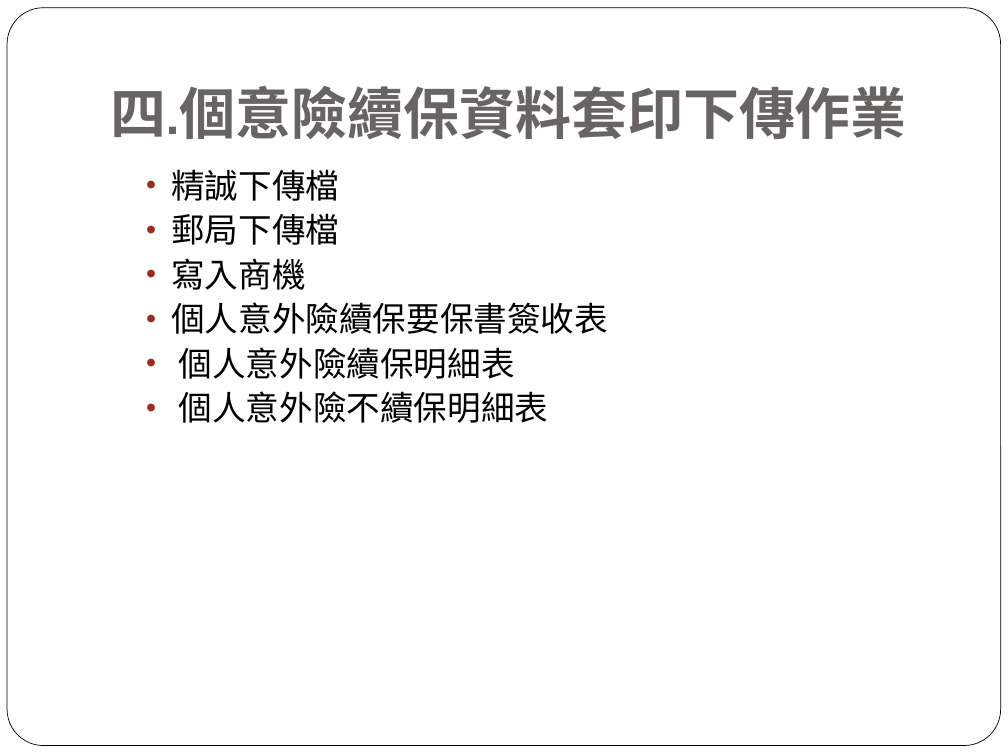
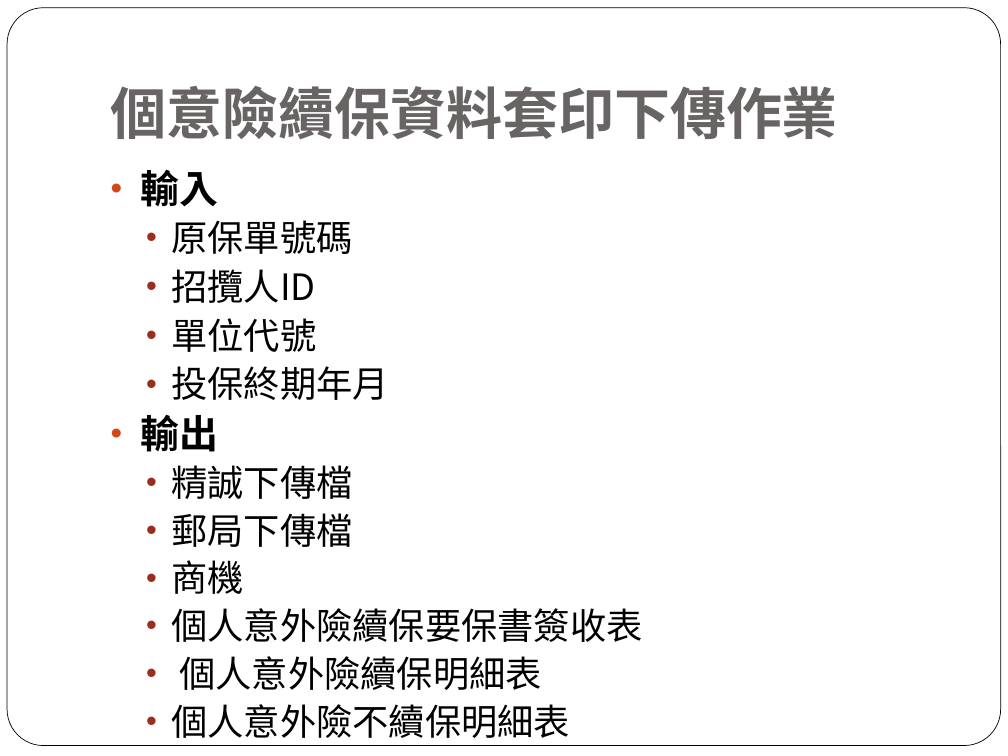
Before and after one commit to tale123456789/Resource, a slide deck: slide 6 of 續保作業.pptx. Drawn at 1008x756 pixels with LibreOffice and Linux fonts; fonts in the diff are those of the drawing. Boxes give left, top, right and bottom in pixels: in the first picture for what was removed or moved away, otherwise in the second. Text is boxed around its words. In the diff, an @@ line names an element or a change of style, - is before the commit and + after.

```diff
--- a/續保作業.pptx
+++ b/續保作業.pptx
@@ title at (111, 86, 838, 139): text changed @@
-四.個意險續保資料套印下傳作業
+個意險續保資料套印下傳作業
@@ text at (141, 169, 389, 452): paragraphs added @@
+• 輸入
+  • 原保單號碼
+  • 招攬人ID
+  • 單位代號
+  • 投保終期年月
+• 輸出
@@ text at (171, 465, 643, 738): size 24 to 25.9 pt in "精誠下傳檔", "郵局下傳檔", "個人意外險續保要保書簽收表", "個人意外險續保明細表" and 1 more places @@
@@ text at (171, 560, 244, 594): text changed; size 24 to 25.9 pt @@
-  • 寫入商機
+  • 商機
```
Also in this commit, not shown: 7 other slides changed, 14 slides added, 9 slides removed, 1 other file.
